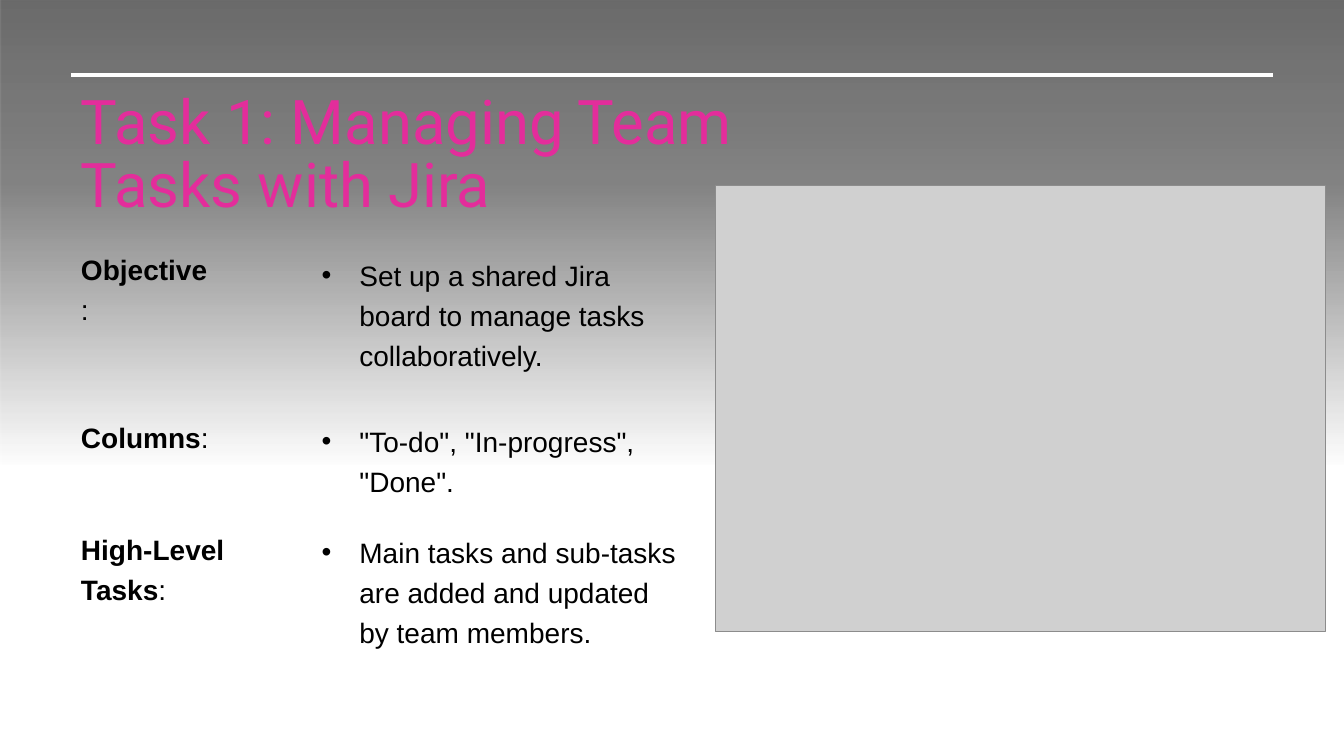
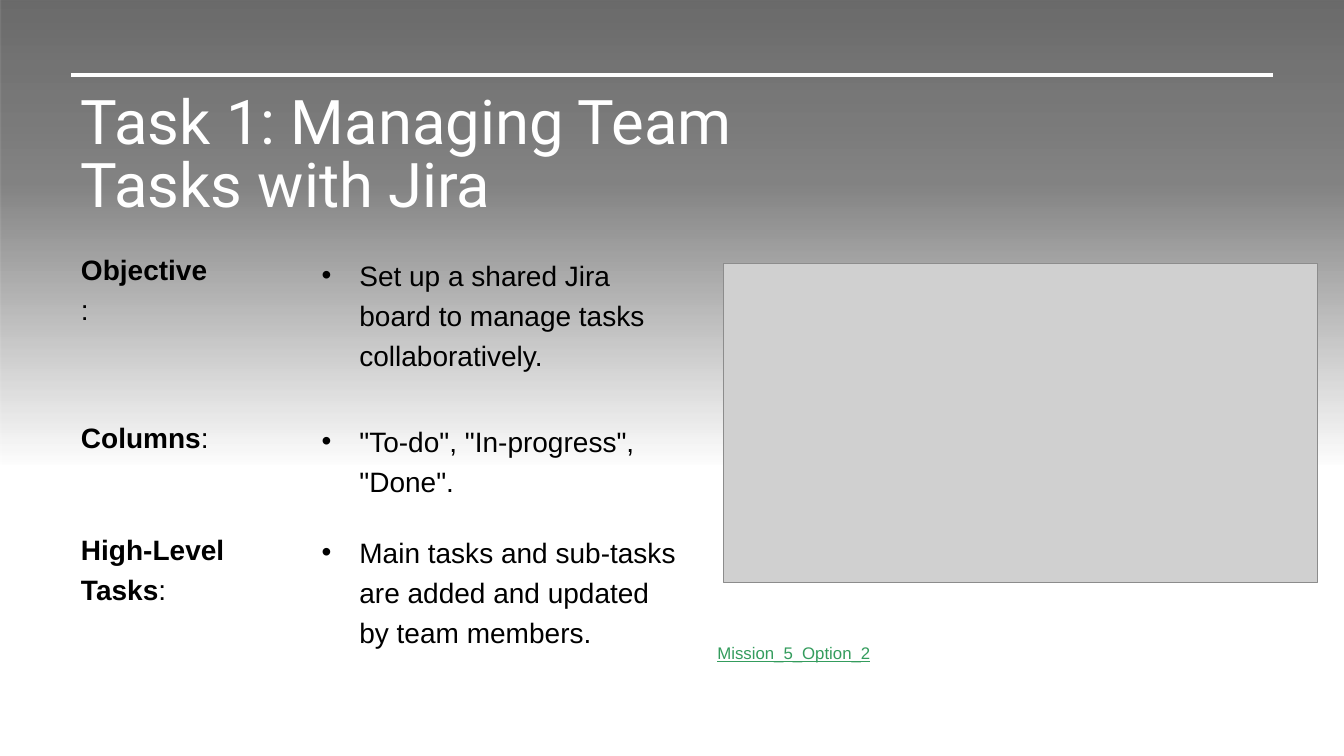
Before and after one commit to jvmacuto/mission-05-z-energy, a slide deck: slide 2 of Documents/Mission 5.pptx. Drawn at 1344x756 pixels with LibreOffice and Linux fonts; fonts in the diff are those of the drawing; grey boxes stand for pictures; background and template pictures are left out. Boxes give left, top, right and bottom in pixels: in the first picture for what was removed or moved away, otherwise in the second. Text is boxed around its words. In the diff, an @@ line names an element or a change of style, - is before the commit and + after.

```diff
--- a/Documents/Mission 5.pptx
+++ b/Documents/Mission 5.pptx
@@ title "Task 1: Managing Team Tasks ..." at [81, 98, 732, 208]: text colour #E32D9B to #FFFFFF @@
@@ picture: place and size @@
-picture at [716, 186, 1326, 631]
+picture at [724, 263, 1318, 583]
@@ text added at [717, 647, 870, 663], 12 pt, text #349C5D, underline @@
+Mission_5_Option_2
```
Also in this commit, not shown: 6 other slides changed, 15 slides added.
